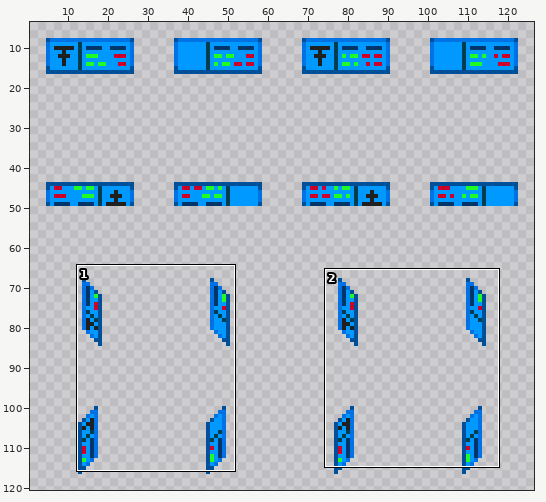
Two states of a sprite sheet, Resources/Textures/_NF/Structures/Machines/computers.rsi/station_atm.png. Above, an overview of the earlier version with the close-up marked.
Close-up. Before the edit:
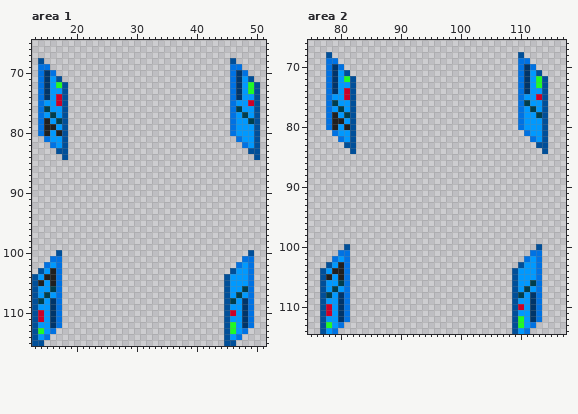
The file is 128x128 pixels. Colours within 5 levels of each other are drawn and written as one. Shown: area 1: x 13..51, y 65..115; area 2: x 75..117, y 66..114. The wide view leaves out empty margins.
The result:
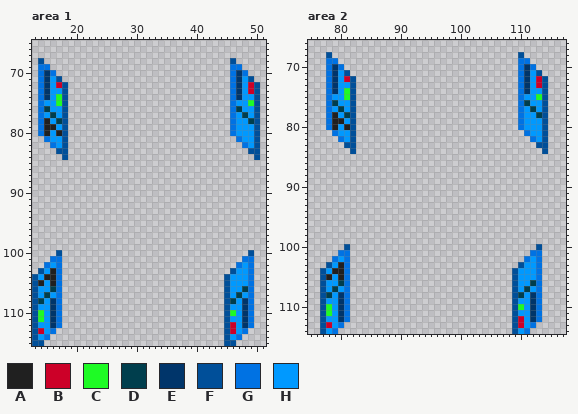
Palette (. is transparent): A #202020  B #cc0028  C #1efb25  D #003e4d  E #00356a  F #004f99  G #0072e3  H #0099ff
Message: yet another station ATM rotation issue
Diff:
Area 1:
Colour C gives way to colour B in row 72 at x 17 and 49; in row 73 at x 49; in row 112 at x 46; in row 113 at x 14 and 46.
Colour B gives way to colour C in row 74 at x 17; in row 75 at x 17 and 49; in row 110 at x 14 and 46; in row 111 at x 14.
Area 2:
Colour C gives way to colour B in row 72 at x 81 and 113; in row 73 at x 113; in row 112 at x 110; in row 113 at x 78 and 110.
Colour B gives way to colour C in row 74 at x 81; in row 75 at x 81 and 113; in row 110 at x 78 and 110; in row 111 at x 78.
